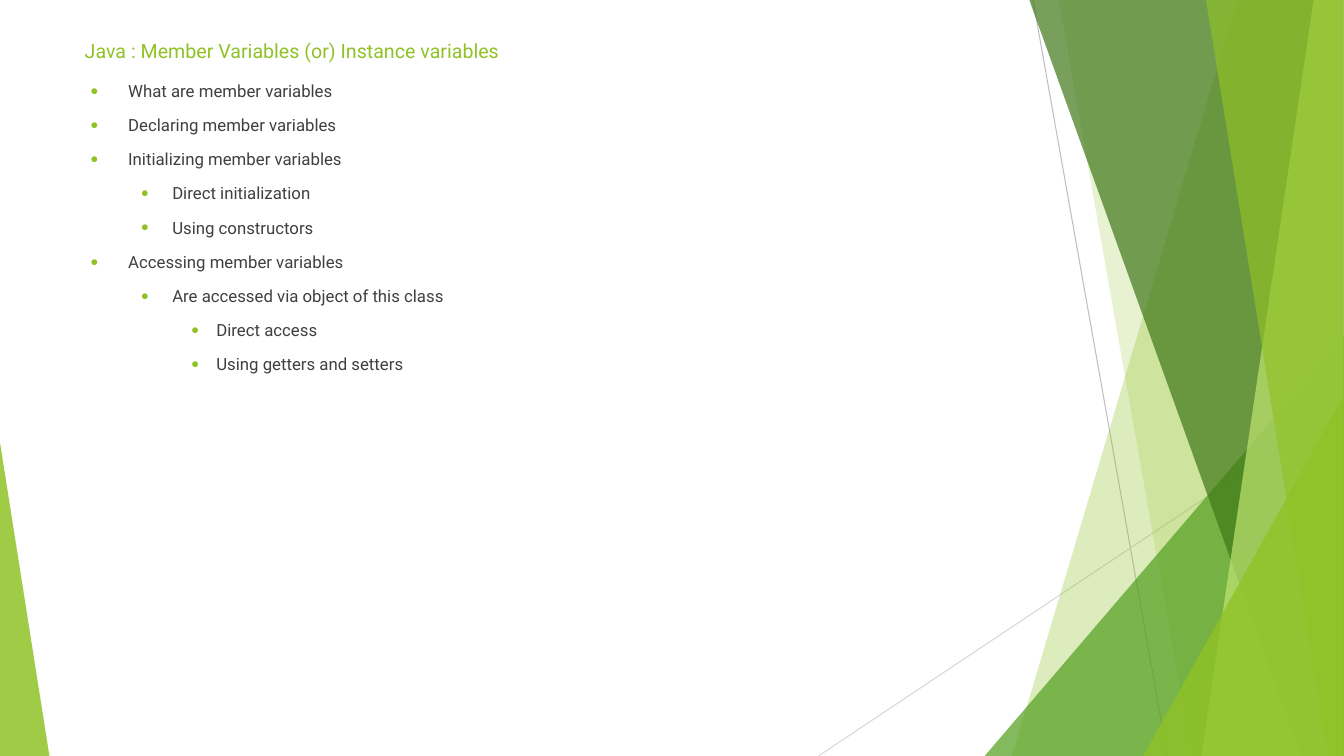
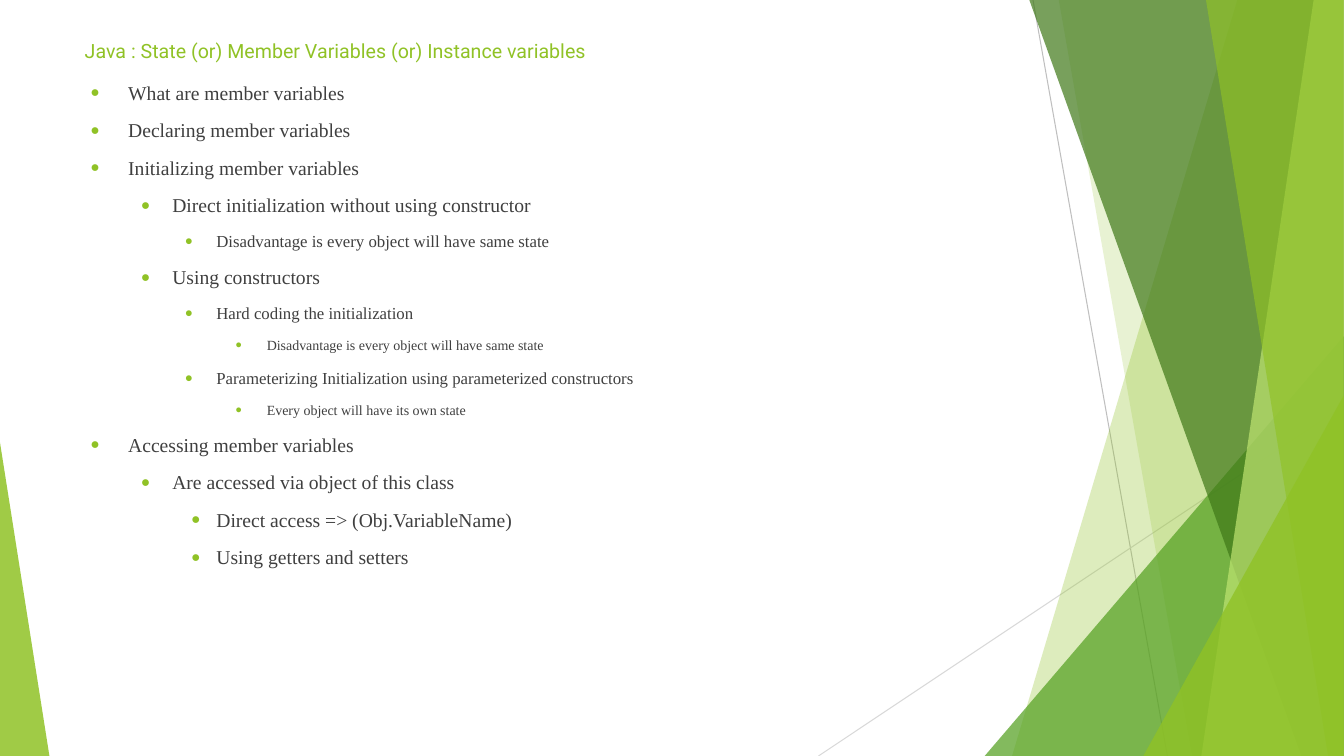
Before and after one commit to sidissir/mk-java-training, a slide deck: slide 19 of AutomationPPT.pptx (slide 18 before the commit). Drawn at 1344x756 pixels with LibreOffice and Linux fonts; fonts in the diff are those of the drawing. Boxes give left, top, right and bottom in pixels: in the first picture for what was removed or moved away, otherwise in the second. Text is boxed around its words. In the diff, an @@ line names an element or a change of style, - is before the commit and + after.

Commit message:
Java day 5

```diff
--- a/AutomationPPT.pptx
+++ b/AutomationPPT.pptx
@@ title at (85, 42, 585, 63): text changed @@
-Java : Member Variables (or) Instance variables
+Java : State (or) Member Variables (or) Instance variables
@@ text at (128, 86, 454, 569): size 12 to 14 pt, font Roboto to Times New Roman in "What are member variables", "Declaring member variables", "Initializing member variables", "Using constructors" and 3 more places @@
@@ text at (172, 198, 549, 251): text changed; size 12 to 14 pt; font Roboto to Times New Roman @@
-  ● Direct initialization
+  ● Direct initialization without using constructor
+    ● Disadvantage is every object will have same state
@@ text at (216, 307, 544, 418): paragraphs added @@
+    ● Hard coding the initialization
+      ● Disadvantage is every object will have same state
+    ● Parameterizing Initialization using parameterized constructors
+      ● Every object will have its own state
@@ text at (216, 513, 512, 531): text changed; size 12 to 14 pt; font Roboto to Times New Roman @@
-    ● Direct access
+    ● Direct access => (Obj.VariableName)
```
Also in this commit, not shown: 22 other slides changed, 2 slides added, 1 slide removed, 9 other files.
